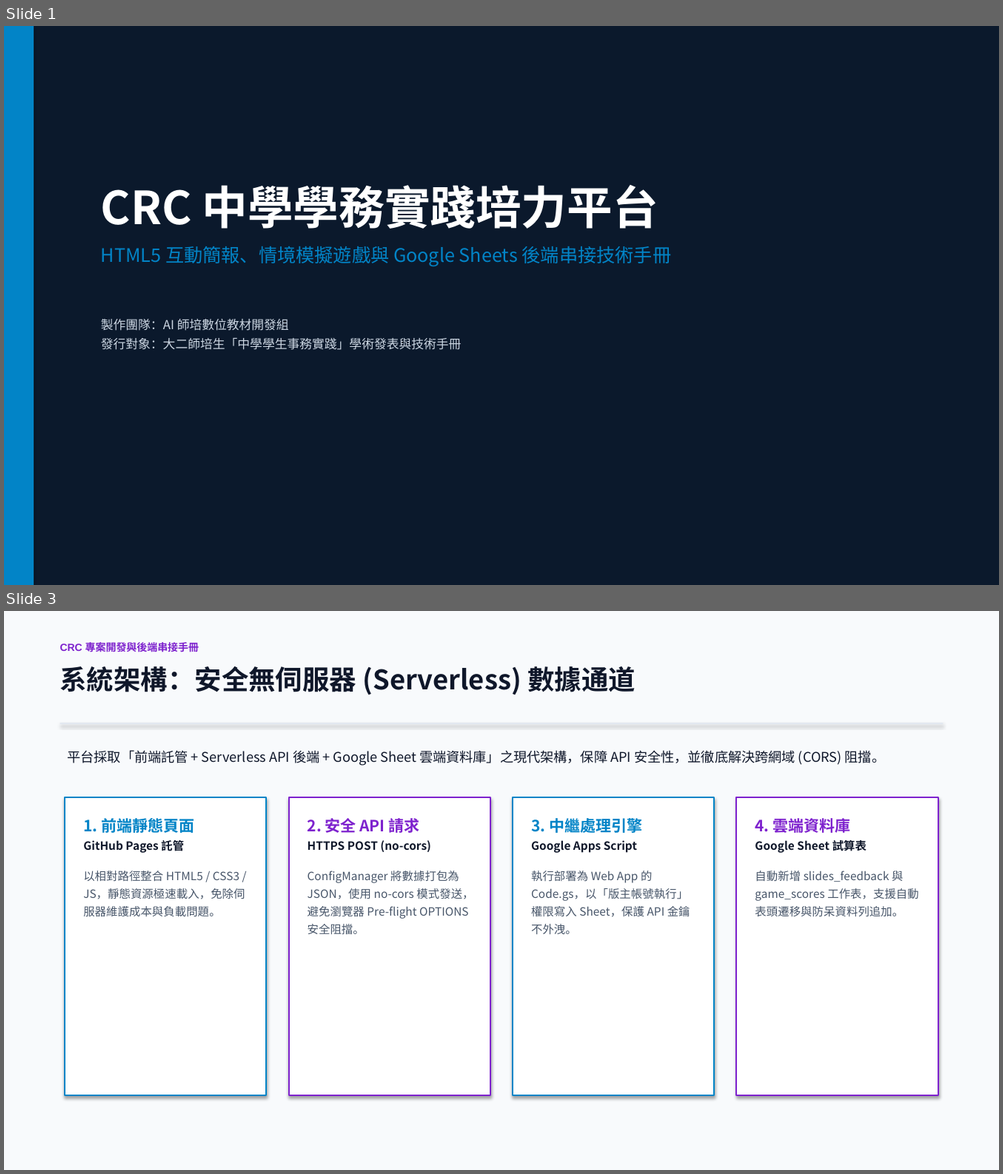
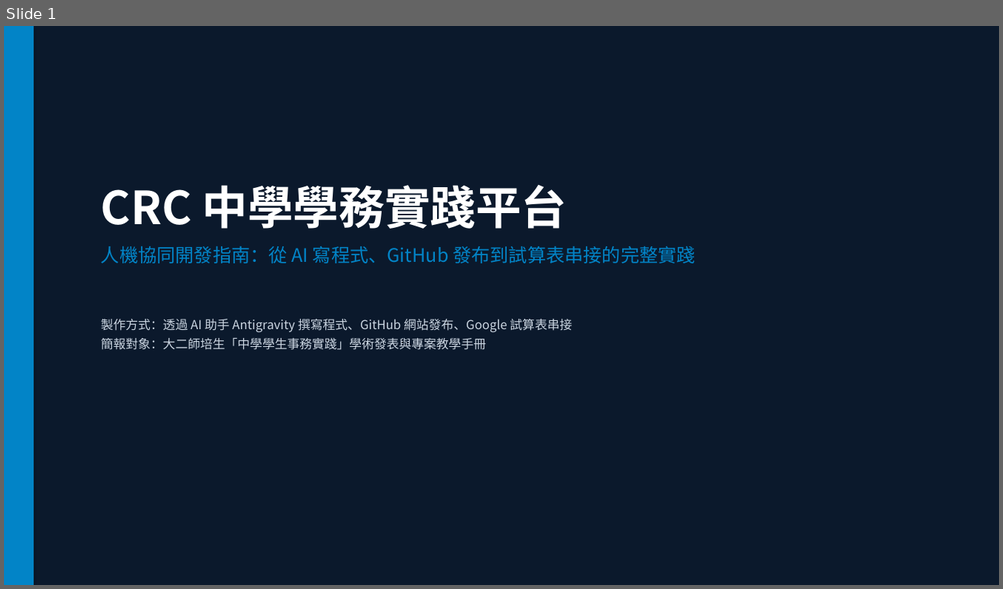
Before and after one commit to mchung2022/CRC2026, a slide deck: CRC_Project_Documentation.pptx. Shown one above the other, each under a label of ours: slides 1 and 3 before the commit, slide 1 after it; the slides between them are not shown. The pictures are 1003x1174 and 1003x589 pixels, drawn with LibreOffice and Linux fonts; fonts in the diff are those of the drawing. Boxes give left, top, right and bottom in pixels: in the first picture for what was removed or moved away, otherwise in the second. Text is boxed around its words. In the diff, an @@ line names an element or a change of style, - is before the commit and + after.

Commit message:
docs: rewrite presentation to plain language AI-GitHub-Sheets workflow

```diff
--- a/CRC_Project_Documentation.pptx
+++ b/CRC_Project_Documentation.pptx
@@ slide 3 removed at [4, 611, 999, 1170], background #F8FAFC @@
@@ text removed at [60, 641, 199, 654] @@
-CRC 專案開發與後端串接手冊
@@ text removed at [60, 667, 636, 695] @@
-系統架構：安全無伺服器 (Serverless) 數據通道
@@ rectangle removed at [60, 723, 942, 724] @@
@@ text removed at [67, 750, 885, 766] @@
-平台採取「前端託管 + Serverless API 後端 + Google Sheet 雲端資料庫」之現代架構，保障 API 安全性，並徹底解決跨網域 (CORS) 阻擋。
@@ rectangle removed at [65, 797, 267, 1096] @@
@@ rectangle removed at [289, 797, 490, 1096] @@
@@ rectangle removed at [513, 797, 714, 1096] @@
@@ rectangle removed at [737, 797, 938, 1096] @@
@@ text removed at [83, 816, 244, 917] @@
-1. 前端靜態頁面
-GitHub Pages 託管
-以相對路徑整合 HTML5 / CSS3 / JS，靜態資源極速載入，免除伺服器維護成本與負載問題。
@@ text removed at [307, 818, 473, 935] @@
-2. 安全 API 請求
-HTTPS POST (no-cors)
-ConfigManager 將數據打包為 JSON，使用 no-cors 模式發送，避免瀏覽器 Pre-flight OPTIONS 安全阻擋。
@@ text removed at [531, 818, 690, 934] @@
-3. 中繼處理引擎
-Google Apps Script
-執行部署為 Web App 的 Code.gs，以「版主帳號執行」權限寫入 Sheet，保護 API 金鑰不外洩。
@@ text removed at [754, 816, 918, 917] @@
-4. 雲端資料庫
-Google Sheet 試算表
-自動新增 slides_feedback 與 game_scores 工作表，支援自動表頭遷移與防呆資料列追加。
@@ slide 1 changed as well @@
@@ text at [101, 185, 695, 350]: text changed @@
-CRC 中學學務實踐培力平台
-HTML5 互動簡報、情境模擬遊戲與 Google Sheets 後端串接技術手冊
-製作團隊：AI 師培數位教材開發組
-發行對象：大二師培生「中學學生事務實踐」學術發表與技術手冊
+CRC 中學學務實踐平台
+人機協同開發指南：從 AI 寫程式、GitHub 發布到試算表串接的完整實踐
+製作方式：透過 AI 助手 Antigravity 撰寫程式、GitHub 網站發布、Google 試算表串接
+簡報對象：大二師培生「中學學生事務實踐」學術發表與專案教學手冊
```
Also in this commit, not shown: 7 other slides changed, 2 slides added, 1 other slide removed.
